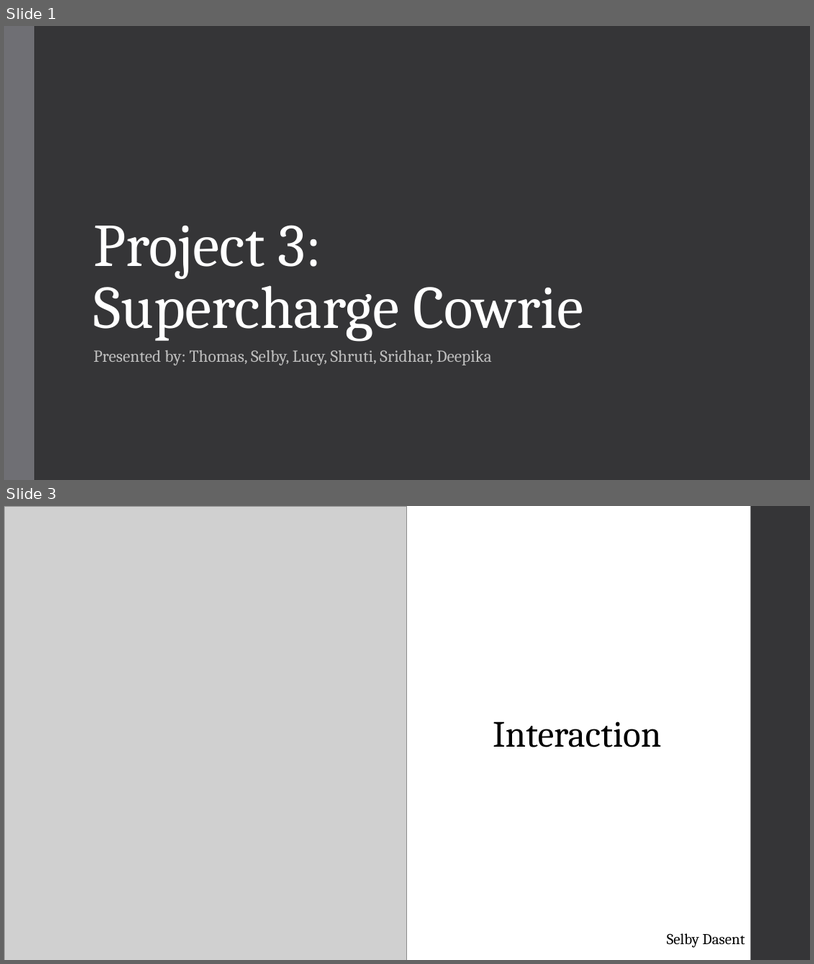
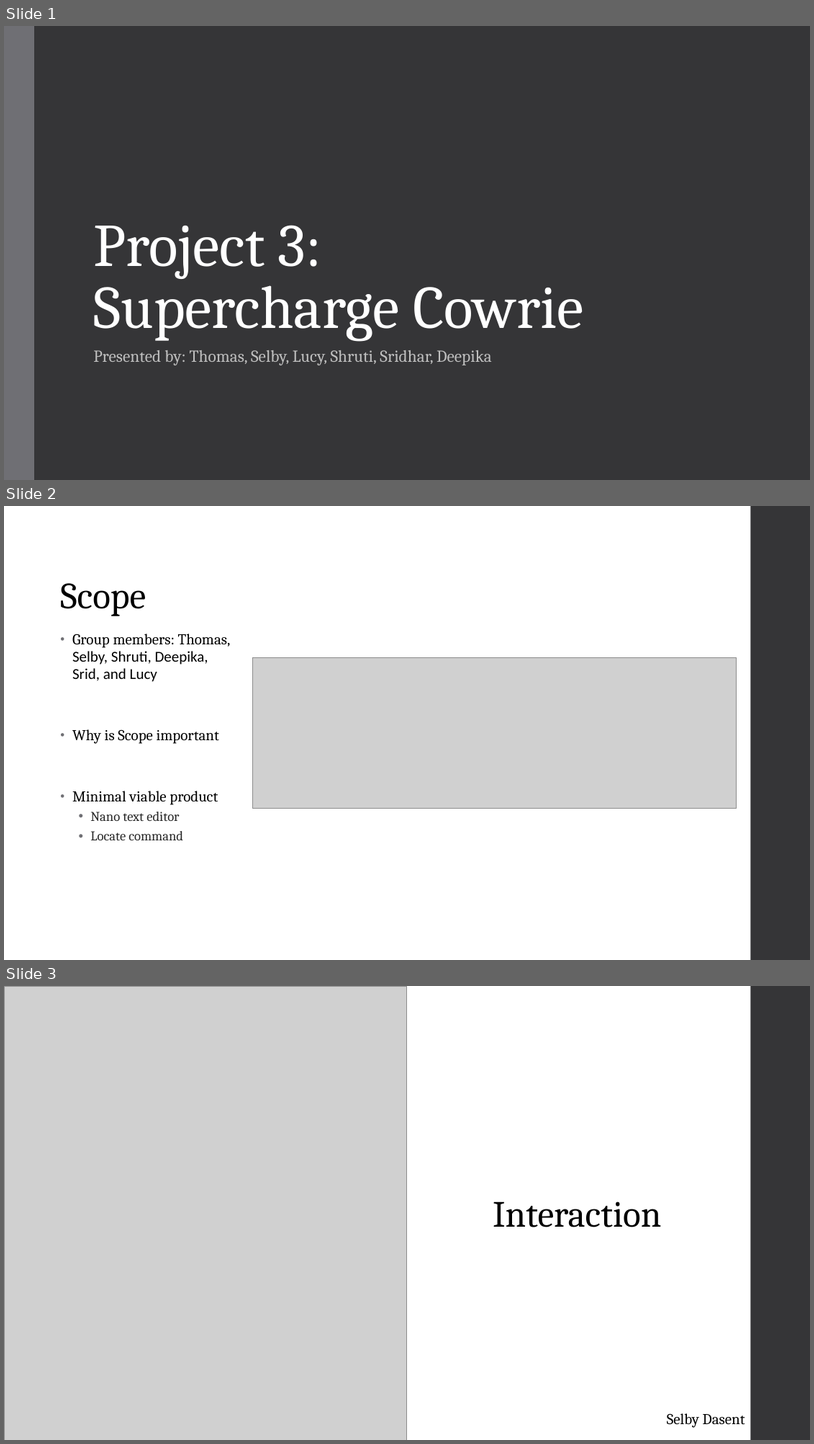
Before and after one commit to venksrid001/cowrie, a slide deck: Presentation.ppt. Shown one above the other, each under a label of ours: slides 1 and 3 before the commit, slides 1, 2 and 3 after it; the slides between them are not shown. The pictures are 814x964 and 814x1444 pixels, drawn with LibreOffice and Linux fonts; fonts in the diff are those of the drawing; grey boxes stand for pictures. Boxes give left, top, right and bottom in pixels: in the first picture for what was removed or moved away, otherwise in the second. Text is boxed around its words. In the diff, an @@ line names an element or a change of style, - is before the commit and + after.

Commit message:
Updated Presentation (Scope slide)

```diff
--- a/Presentation.ppt
+++ b/Presentation.ppt
@@ slide 2 added at (4,506,810,960), background #FFFFFF; not listed: 1 template element that a slide beside it also shows @@
@@ title added at (60,583,146,616), 44 pt, text #000000 @@
+Scope
@@ text added at (72,633,231,840), 18 pt, text #000000 @@
+• Group members: Thomas, Selby, Shruti, Deepika, Srid, and Lucy
+• Why is Scope important
+• Minimal viable product
+  • Nano text editor
+  • Locate command
@@ picture added at (252,658,736,808) @@
```
Also in this commit, not shown: 1 slide removed.
